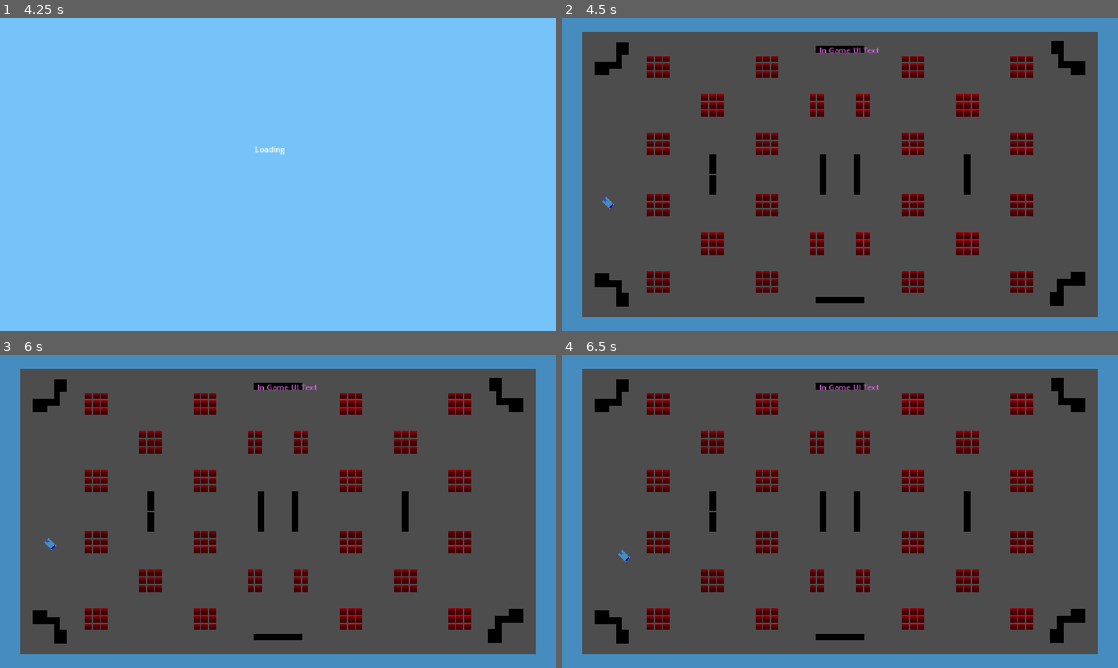
Above: before the commit, frames 1-4 (two rows, left to right).
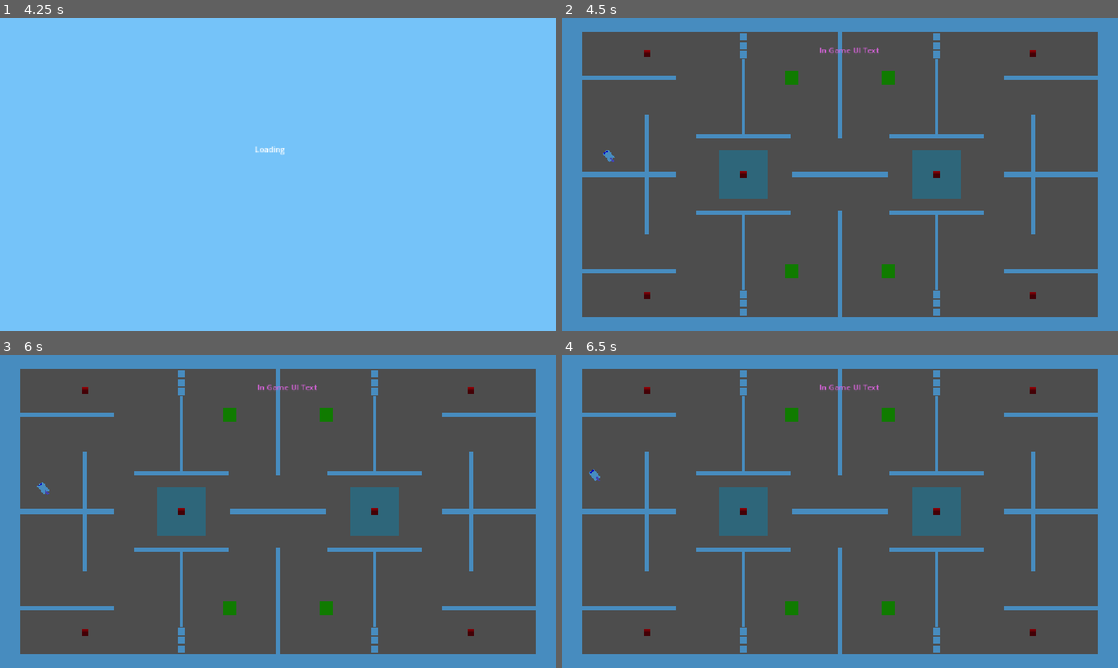
Above: after the commit, the same moments.

Repository: JoeyGiordano/TankTrouble2
Game: Godot game, scene res://game_container/game_container.tscn
Two runs of this game, one before a commit and one after it. Both use one fixed random seed, a clock stepped at 60 frames per second and the inputs below. The engine's default icon, where the game draws it, is replaced by a stand-in: a white triangle on a blue panel in a dark square.
Inputs:
- Up to frame 1 (4.25 s): click "[CutSceneOver]" at 0.5 s; click "Play" at 1.25 s; click "Play!" at 2 s; tap Enter at 2.75 s; hold W (player1_up) 2.78-3.53 s; hold . (player0_shoot) 2.78-3.53 s; tap Space at 3.5 s; hold Down (ui_down) from 3.53 s (still down); tap Q (player1_shoot) at 3.6 s
- Up to frame 2 (4.5 s): tap Enter at 4.25 s; release Down (ui_down) at 4.28 s; hold W (player1_up) from 4.28 s (still down); tap K (player2_right) at 4.35 s
- Up to frame 3 (6 s): tap Space at 5 s; tap Shift at 5.1 s; tap Enter at 5.75 s; release W (player1_up) at 5.78 s; hold Down (ui_down) from 5.78 s (still down); hold F from 5.78 s (still down)
- Up to frame 4 (6.5 s): keep holding Down (ui_down); keep holding F

Frame 1 is identical in both runs. In frame 2, 15% of the frame differs, in the area x 3-97%, y 4-96%; in frame 3, 15%; in frame 4, 15%.

Commit message:
Added 2nd custom level and changed bullet speed fields

Diff:
--- a/autoloads/LevelLoader.gd
+++ b/autoloads/LevelLoader.gd
@@ -21,4 +21,4 @@
 	Utility.replace_scene_in_holder(Global.LevelHolder, new_level)
 
 func _determine_next_level() -> String :
-	return "custom_level_1"
+	return "custom_level_2"
--- a/autoloads/Reference/Reference.gd
+++ b/autoloads/Reference/Reference.gd
@@ -36,6 +36,7 @@
 @export var test_level_3 : PackedScene
 @export var test_level_active_map : PackedScene
 @export var custom_level_1 : PackedScene
+@export var custom_level_2 : PackedScene
 
 @export_category("Prefabs")
 @export_group("Prefabs")
--- a/autoloads/Reference/Reference.tscn
+++ b/autoloads/Reference/Reference.tscn
@@ -20,6 +20,7 @@
 [ext_resource type="PackedScene" uid="uid://ckef6glp3htbr" path="res://levels/test_level_active_map.tscn" id="15_hiq1x"]
 [ext_resource type="PackedScene" uid="uid://dq0y0r8qtbtw2" path="res://levels/custom_level_1.tscn" id="16_323l5"]
 [ext_resource type="PackedScene" uid="uid://bd3yrfsuc246j" path="res://tank/loadouts/empty_tankloadout.tscn" id="17_j6ump"]
+[ext_resource type="PackedScene" uid="uid://bvx6y0y353jnt" path="res://levels/custom_level_2.tscn" id="17_k55fg"]
 [ext_resource type="PackedScene" uid="uid://2su3htx11obo" path="res://tank/loadouts/basic/basic_tankloadout.tscn" id="18_d3fos"]
 
 [node name="Reference" type="Node"]
@@ -39,6 +40,7 @@
 test_level_3 = ExtResource("14_0nf36")
 test_level_active_map = ExtResource("15_hiq1x")
 custom_level_1 = ExtResource("16_323l5")
+custom_level_2 = ExtResource("17_k55fg")
 tank_scene = ExtResource("13_acwhr")
 basic_bullet = ExtResource("12_vdkhk")
 empty_loadout = ExtResource("17_j6ump")
--- a/game/map_elements/bullet_speed_modifier_area.gd
+++ b/game/map_elements/bullet_speed_modifier_area.gd
@@ -9,3 +9,8 @@
 func _on_area_2d_body_entered(body: Node2D) -> void:
 	if (body is BasicBullet):
 		body.linear_velocity *= speed_mod
+
+
+func _on_area_2d_body_exited(body: Node2D) -> void:
+	if (body is BasicBullet):
+		body.linear_velocity /= speed_mod
--- a/game/map_elements/bullet_speed_modifier_area.tscn
+++ b/game/map_elements/bullet_speed_modifier_area.tscn
@@ -24,3 +24,4 @@
 shape = SubResource("RectangleShape2D_ghps4")
 
 [connection signal="body_entered" from="Area2D" to="." method="_on_area_2d_body_entered"]
+[connection signal="body_exited" from="Area2D" to="." method="_on_area_2d_body_exited"]
--- a/levels/custom_level_1.tscn
+++ b/levels/custom_level_1.tscn
@@ -826,13 +826,13 @@
 position = Vector2(-264, -7)
 
 [node name="Indestructable Box85" parent="Active Map Stuff/Boxes/Indestructable Boxes" instance=ExtResource("6_bvjyl")]
-position = Vector2(-264, 8)
+position = Vector2(-264, 6)
 
 [node name="Indestructable Box86" parent="Active Map Stuff/Boxes/Indestructable Boxes" instance=ExtResource("6_bvjyl")]
-position = Vector2(-264, 22)
+position = Vector2(-264, 20)
 
 [node name="Indestructable Box87" parent="Active Map Stuff/Boxes/Indestructable Boxes" instance=ExtResource("6_bvjyl")]
-position = Vector2(-264, 36)
+position = Vector2(-264, 34)
 
 [node name="Indestructable Box29" parent="Active Map Stuff/Boxes/Indestructable Boxes" instance=ExtResource("6_bvjyl")]
 position = Vector2(-444, 267)
--- /dev/null
+++ b/levels/custom_level_2.tscn
@@ -0,0 +1,326 @@
+[gd_scene load_steps=9 format=3 uid="uid://bvx6y0y353jnt"]
+
+[ext_resource type="Script" uid="uid://bciuldxspt6ul" path="res://game/grid/grid.gd" id="1_lvsjq"]
+[ext_resource type="PackedScene" uid="uid://c4p5w7pfj3smp" path="res://game/wall/wall.tscn" id="2_adlxq"]
+[ext_resource type="PackedScene" uid="uid://vo2tyqhl6m72" path="res://game/player_spawner/player_spawner.tscn" id="3_05xrx"]
+[ext_resource type="PackedScene" uid="uid://cojumcdicoceq" path="res://game/player_spawner/spawn_point.tscn" id="4_d4elk"]
+[ext_resource type="PackedScene" uid="uid://b2vd12pjydjhl" path="res://game/map_elements/bullet_speed_modifier_area.tscn" id="5_8h7hc"]
+[ext_resource type="PackedScene" uid="uid://bco7bn3j6pl3n" path="res://game/map_elements/moveable_box.tscn" id="5_d4elk"]
+[ext_resource type="PackedScene" uid="uid://dhnun2qb7oy3g" path="res://game/map_elements/explosive_barrel.tscn" id="6_8h7hc"]
+[ext_resource type="PackedScene" uid="uid://bx2nhx7cbggc4" path="res://game/map_elements/destructable_box.tscn" id="7_rdubh"]
+
+[node name="LevelTemplate" type="Node"]
+
+[node name="Camera2D" type="Camera2D" parent="."]
+
+[node name="Grid" type="Node" parent="."]
+script = ExtResource("1_lvsjq")
+
+[node name="Walls" type="Node2D" parent="."]
+
+[node name="Border" type="Node2D" parent="Walls"]
+
+[node name="Top" parent="Walls/Border" node_paths=PackedStringArray("grid") instance=ExtResource("2_adlxq")]
+position = Vector2(0, -320)
+horizontal = true
+length = 1171.0
+width = 51.0
+grid = NodePath("../../../Grid")
+grid_pos = Vector2(0, -8)
+grid_length = 28
+
+[node name="Left" parent="Walls/Border" node_paths=PackedStringArray("grid") instance=ExtResource("2_adlxq")]
+position = Vector2(-560, 0)
+length = 690.0
+width = 50.0
+grid = NodePath("../../../Grid")
+grid_pos = Vector2(-14, 0)
+grid_length = 16
+
+[node name="Right" parent="Walls/Border" node_paths=PackedStringArray("grid") instance=ExtResource("2_adlxq")]
+position = Vector2(560, 0)
+length = 690.0
+width = 50.0
+grid = NodePath("../../../Grid")
+grid_pos = Vector2(14, 0)
+grid_length = 16
+
+[node name="Bottom" parent="Walls/Border" node_paths=PackedStringArray("grid") instance=ExtResource("2_adlxq")]
+position = Vector2(-20, 320)
+horizontal = true
+length = 1130.0
+width = 50.0
+grid = NodePath("../../../Grid")
+grid_pos = Vector2(-0.5, 8)
+grid_length = 27
+
+[node name="Wall" parent="Walls" node_paths=PackedStringArray("grid") instance=ExtResource("2_adlxq")]
+position = Vector2(-400, 0)
+length = 248.0
+grid = NodePath("../../Grid")
+grid_pos = Vector2(-10, 0)
+grid_length = 6
+
+[node name="Wall18" parent="Walls" node_paths=PackedStringArray("grid") instance=ExtResource("2_adlxq")]
+position = Vector2(0, -200)
+length = 248.0
+grid = NodePath("../../Grid")
+grid_pos = Vector2(0, -5)
+grid_length = 6
+
+[node name="Wall19" parent="Walls" node_paths=PackedStringArray("grid") instance=ExtResource("2_adlxq")]
+position = Vector2(0, 200)
+length = 248.0
+grid = NodePath("../../Grid")
+grid_pos = Vector2(0, 5)
+grid_length = 6
+
+[node name="Wall13" parent="Walls" node_paths=PackedStringArray("grid") instance=ExtResource("2_adlxq")]
+position = Vector2(-200, 160)
+scale = Vector2(1, 0.64000124)
+length = 248.0
+grid = NodePath("../../Grid")
+grid_pos = Vector2(-5, 4)
+grid_length = 6
+
+[node name="Wall20" parent="Walls" node_paths=PackedStringArray("grid") instance=ExtResource("2_adlxq")]
+position = Vector2(-200, 160)
+scale = Vector2(1, 0.64000124)
+length = 248.0
+grid = NodePath("../../Grid")
+grid_pos = Vector2(-5, 4)
+grid_length = 6
+
+[node name="Wall22" parent="Walls" node_paths=PackedStringArray("grid") instance=ExtResource("2_adlxq")]
+position = Vector2(-200, -160)
+scale = Vector2(1, 0.64000124)
+length = 248.0
+grid = NodePath("../../Grid")
+grid_pos = Vector2(-5, -4)
+grid_length = 6
+
+[node name="Wall23" parent="Walls" node_paths=PackedStringArray("grid") instance=ExtResource("2_adlxq")]
+position = Vector2(200, -160)
+scale = Vector2(1, 0.64000124)
+length = 248.0
+grid = NodePath("../../Grid")
+grid_pos = Vector2(5, -4)
+grid_length = 6
+
+[node name="Wall21" parent="Walls" node_paths=PackedStringArray("grid") instance=ExtResource("2_adlxq")]
+position = Vector2(200, 160)
+scale = Vector2(1, 0.64000124)
+length = 248.0
+grid = NodePath("../../Grid")
+grid_pos = Vector2(5, 4)
+grid_length = 6
+
+[node name="Wall3" parent="Walls" node_paths=PackedStringArray("grid") instance=ExtResource("2_adlxq")]
+rotation = 1.5707964
+scale = Vector2(1.089, 0.8)
+length = 248.0
+grid = NodePath("../../Grid")
+grid_length = 6
+
+[node name="Wall4" parent="Walls" node_paths=PackedStringArray("grid") instance=ExtResource("2_adlxq")]
+position = Vector2(-440, 0)
+rotation = 1.5707964
+scale = Vector2(1.089, 0.8)
+length = 248.0
+grid = NodePath("../../Grid")
+grid_pos = Vector2(-11, 0)
+grid_length = 6
+
+[node name="Wall14" parent="Walls" node_paths=PackedStringArray("grid") instance=ExtResource("2_adlxq")]
+position = Vector2(-200, 80)
+rotation = 1.5707964
+scale = Vector2(1.089, 0.8)
+length = 248.0
+grid = NodePath("../../Grid")
+grid_pos = Vector2(-5, 2)
+grid_length = 6
+
+[node name="Wall15" parent="Walls" node_paths=PackedStringArray("grid") instance=ExtResource("2_adlxq")]
+position = Vector2(200, 80)
+rotation = 1.5707964
+scale = Vector2(1.089, 0.8)
+length = 248.0
+grid = NodePath("../../Grid")
+grid_pos = Vector2(5, 2)
+grid_length = 6
+
+[node name="Wall16" parent="Walls" node_paths=PackedStringArray("grid") instance=ExtResource("2_adlxq")]
+position = Vector2(200, -80)
+rotation = 1.5707964
+scale = Vector2(1.089, 0.8)
+length = 248.0
+grid = NodePath("../../Grid")
+grid_pos = Vector2(5, -2)
+grid_length = 6
+
+[node name="Wall17" parent="Walls" node_paths=PackedStringArray("grid") instance=ExtResource("2_adlxq")]
+position = Vector2(-200, -80)
+rotation = 1.5707964
+scale = Vector2(1.089, 0.8)
+length = 248.0
+grid = NodePath("../../Grid")
+grid_pos = Vector2(-5, -2)
+grid_length = 6
+
+[node name="Wall6" parent="Walls" node_paths=PackedStringArray("grid") instance=ExtResource("2_adlxq")]
+position = Vector2(-440, -200)
+rotation = 1.5707964
+scale = Vector2(1.089, 0.8)
+length = 248.0
+grid = NodePath("../../Grid")
+grid_pos = Vector2(-11, -5)
+grid_length = 6
+
+[node name="Wall7" parent="Walls" node_paths=PackedStringArray("grid") instance=ExtResource("2_adlxq")]
+position = Vector2(-440, 200)
+rotation = 1.5707964
+scale = Vector2(1.089, 0.8)
+length = 248.0
+grid = NodePath("../../Grid")
+grid_pos = Vector2(-11, 5)
+grid_length = 6
+
+[node name="Wall8" parent="Walls" node_paths=PackedStringArray("grid") instance=ExtResource("2_adlxq")]
+position = Vector2(440, 200)
+rotation = 1.5707964
+scale = Vector2(1.089, 0.8)
+length = 248.0
+grid = NodePath("../../Grid")
+grid_pos = Vector2(11, 5)
+grid_length = 6
+
+[node name="Wall9" parent="Walls" node_paths=PackedStringArray("grid") instance=ExtResource("2_adlxq")]
+position = Vector2(440, -200)
+rotation = 1.5707964
+scale = Vector2(1.089, 0.8)
+length = 248.0
+grid = NodePath("../../Grid")
+grid_pos = Vector2(11, -5)
+grid_length = 6
+
+[node name="Wall5" parent="Walls" node_paths=PackedStringArray("grid") instance=ExtResource("2_adlxq")]
+position = Vector2(440, 0)
+rotation = 1.5707964
+scale = Vector2(1.089, 0.8)
+length = 248.0
+grid = NodePath("../../Grid")
+grid_pos = Vector2(11, 0)
+grid_length = 6
+
+[node name="Wall2" parent="Walls" node_paths=PackedStringArray("grid") instance=ExtResource("2_adlxq")]
+position = Vector2(400, 0)
+length = 248.0
+grid = NodePath("../../Grid")
+grid_pos = Vector2(10, 0)
+grid_length = 6
+
+[node name="PlayerSpawner" parent="." instance=ExtResource("3_05xrx")]
+
+[node name="SpawnPoint" parent="PlayerSpawner" node_paths=PackedStringArray("grid") instance=ExtResource("4_d4elk")]
+position = Vector2(-480, -40)
+grid = NodePath("../../Grid")
+grid_pos = Vector2(-12, -1)
+
+[node name="SpawnPoint2" parent="PlayerSpawner" node_paths=PackedStringArray("grid") instance=ExtResource("4_d4elk")]
+position = Vector2(480, 40)
+grid = NodePath("../../Grid")
+grid_pos = Vector2(12, 1)
+
+[node name="SpawnPoint3" parent="PlayerSpawner" node_paths=PackedStringArray("grid") instance=ExtResource("4_d4elk")]
+position = Vector2(-480, 60)
+grid = NodePath("../../Grid")
+snap_type = 2
+grid_pos = Vector2(-12, 1.5)
+
+[node name="SpawnPoint4" parent="PlayerSpawner" node_paths=PackedStringArray("grid") instance=ExtResource("4_d4elk")]
+position = Vector2(480, -60)
+grid = NodePath("../../Grid")
+snap_type = 2
+grid_pos = Vector2(12, -1.5)
+
+[node name="Active Map Elements" type="Node2D" parent="."]
+
+[node name="Bullet Speed Modifier Area" parent="Active Map Elements" instance=ExtResource("5_8h7hc")]
+position = Vector2(-200, 0)
+scale = Vector2(5, 5)
+
+[node name="Bullet Speed Modifier Area2" parent="Active Map Elements" instance=ExtResource("5_8h7hc")]
+position = Vector2(200, 0)
+scale = Vector2(5, 5)
+
+[node name="Destructable Boxes" type="Node2D" parent="Active Map Elements"]
+
+[node name="Destructable Box" parent="Active Map Elements/Destructable Boxes" instance=ExtResource("7_rdubh")]
+position = Vector2(-200, 248)
+
+[node name="Destructable Box2" parent="Active Map Elements/Destructable Boxes" instance=ExtResource("7_rdubh")]
+position = Vector2(-200, 267)
+
+[node name="Destructable Box3" parent="Active Map Elements/Destructable Boxes" instance=ExtResource("7_rdubh")]
+position = Vector2(-200, 286)
+
+[node name="Destructable Box4" parent="Active Map Elements/Destructable Boxes" instance=ExtResource("7_rdubh")]
+position = Vector2(200, 248)
+
+[node name="Destructable Box5" parent="Active Map Elements/Destructable Boxes" instance=ExtResource("7_rdubh")]
+position = Vector2(200, 267)
+
+[node name="Destructable Box6" parent="Active Map Elements/Destructable Boxes" instance=ExtResource("7_rdubh")]
+position = Vector2(200, 286)
+
+[node name="Destructable Box7" parent="Active Map Elements/Destructable Boxes" instance=ExtResource("7_rdubh")]
+position = Vector2(200, -286)
+
+[node name="Destructable Box8" parent="Active Map Elements/Destructable Boxes" instance=ExtResource("7_rdubh")]
+position = Vector2(200, -267)
+
+[node name="Destructable Box9" parent="Active Map Elements/Destructable Boxes" instance=ExtResource("7_rdubh")]
+position = Vector2(200, -248)
+
+[node name="Destructable Box10" parent="Active Map Elements/Destructable Boxes" instance=ExtResource("7_rdubh")]
+position = Vector2(-200, -286)
+
+[node name="Destructable Box11" parent="Active Map Elements/Destructable Boxes" instance=ExtResource("7_rdubh")]
+position = Vector2(-200, -267)
+
+[node name="Destructable Box12" parent="Active Map Elements/Destructable Boxes" instance=ExtResource("7_rdubh")]
+position = Vector2(-200, -248)
+
+[node name="Moveable Boxes" type="Node2D" parent="Active Map Elements"]
+
+[node name="Moveable Box" parent="Active Map Elements/Moveable Boxes" instance=ExtResource("5_d4elk")]
+position = Vector2(-100, -200)
+
+[node name="Moveable Box2" parent="Active Map Elements/Moveable Boxes" instance=ExtResource("5_d4elk")]
+position = Vector2(100, -200)
+
+[node name="Moveable Box3" parent="Active Map Elements/Moveable Boxes" instance=ExtResource("5_d4elk")]
+position = Vector2(100, 200)
+
+[node name="Moveable Box4" parent="Active Map Elements/Moveable Boxes" instance=ExtResource("5_d4elk")]
+position = Vector2(-100, 200)
+
+[node name="Explosive Barrels" type="Node2D" parent="Active Map Elements"]
+
+[node name="Explosive Barrel" parent="Active Map Elements/Explosive Barrels" instance=ExtResource("6_8h7hc")]
+position = Vector2(-200, 0)
+
+[node name="Explosive Barrel3" parent="Active Map Elements/Explosive Barrels" instance=ExtResource("6_8h7hc")]
+position = Vector2(-400, -250)
+
+[node name="Explosive Barrel6" parent="Active Map Elements/Explosive Barrels" instance=ExtResource("6_8h7hc")]
+position = Vector2(400, -250)
+
+[node name="Explosive Barrel4" parent="Active Map Elements/Explosive Barrels" instance=ExtResource("6_8h7hc")]
+position = Vector2(-400, 250)
+
+[node name="Explosive Barrel5" parent="Active Map Elements/Explosive Barrels" instance=ExtResource("6_8h7hc")]
+position = Vector2(400, 250)
+
+[node name="Explosive Barrel2" parent="Active Map Elements/Explosive Barrels" instance=ExtResource("6_8h7hc")]
+position = Vector2(200, 0)
Not shown: 1 places in autoloads/Reference/Reference.tscn that only renumber resources
